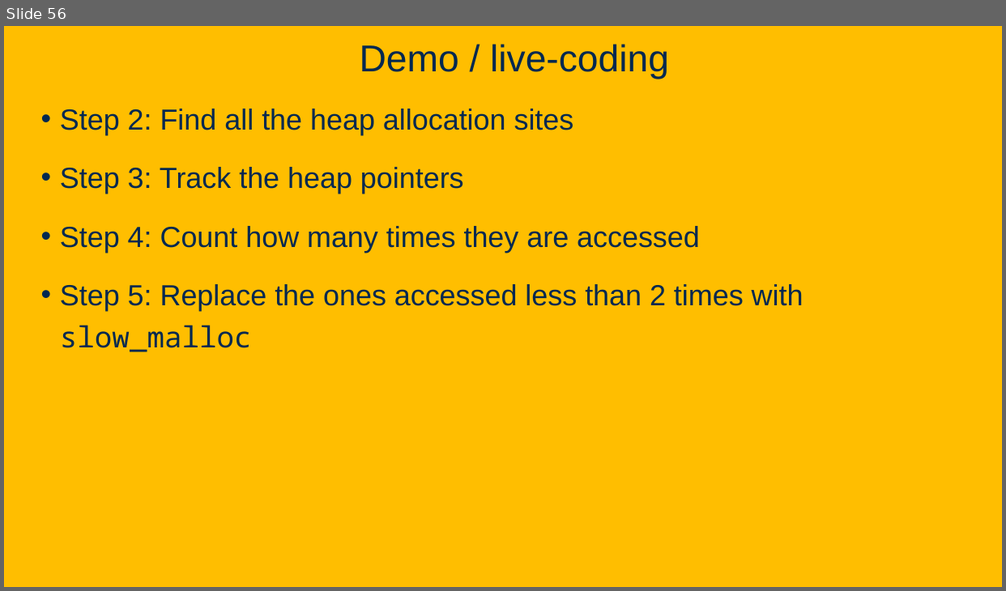
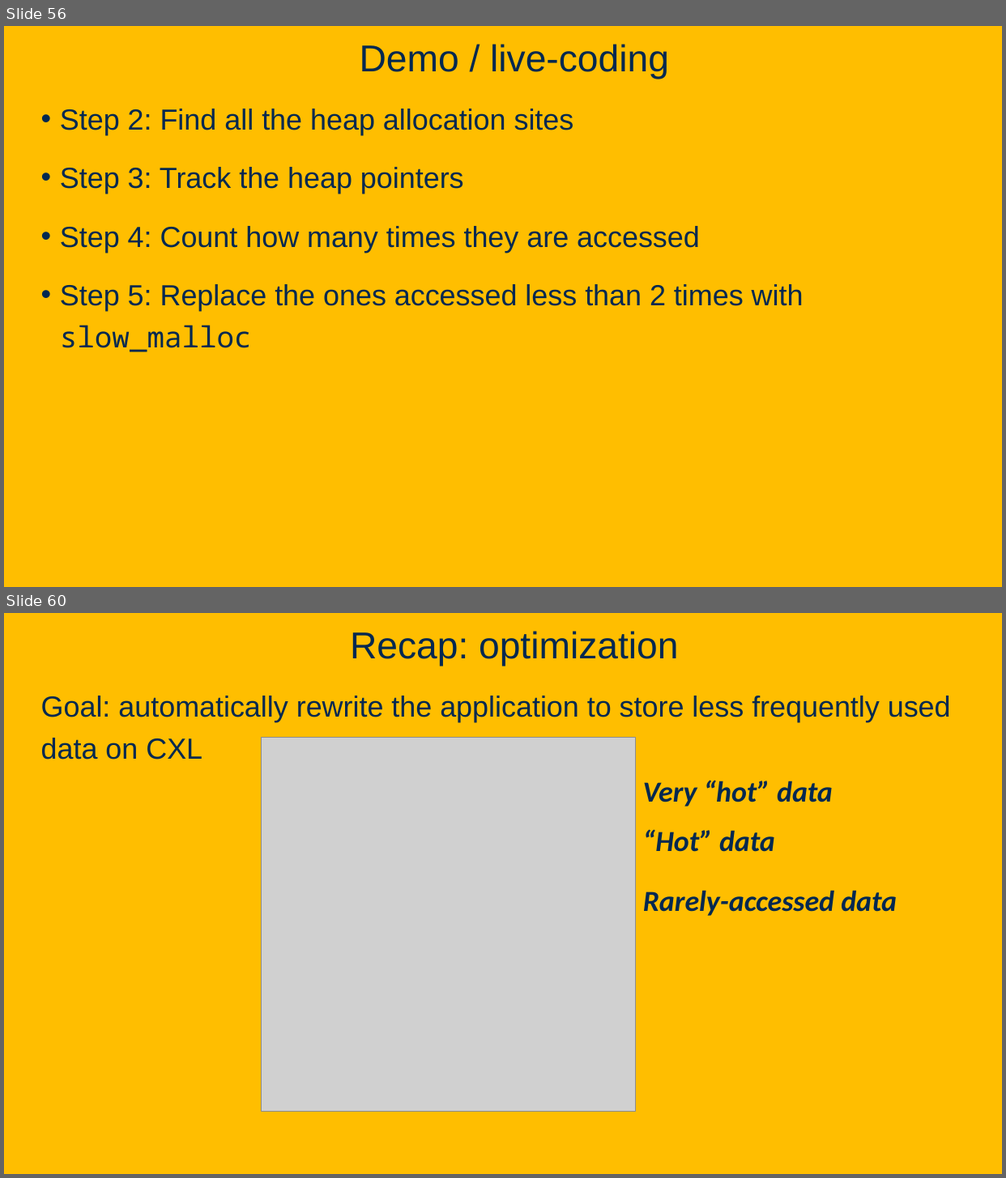
Before and after one commit to davsec-teaching/ECS289C-Spring2025, a slide deck: slides/2_compiler_fundamentals.pptx. Shown one above the other, each under a label of ours: slide 56 before the commit, slides 56 and 60 after it; the slides between them are not shown. The pictures are 1006x591 and 1006x1178 pixels, drawn with LibreOffice and Linux fonts; fonts in the diff are those of the drawing; grey boxes stand for pictures; background and template pictures are left out. Boxes give left, top, right and bottom in pixels: in the first picture for what was removed or moved away, otherwise in the second. Text is boxed around its words. In the diff, an @@ line names an element or a change of style, - is before the commit and + after.

Commit message:
Slides for data flow analysis

```diff
--- a/slides/2_compiler_fundamentals.pptx
+++ b/slides/2_compiler_fundamentals.pptx
@@ slide 60 added at [4, 613, 1002, 1174], background picture (left out) @@
@@ title added at [350, 631, 678, 666], 36 pt, text #022850 @@
+Recap: optimization
@@ text added at [41, 696, 951, 760], 28 pt, text #022850 @@
+Goal: automatically rewrite the application to store less frequently used data on CXL
@@ picture added at [262, 737, 636, 1112] @@
@@ text added at [643, 780, 833, 807], 28 pt, text #022850, bold, italic @@
+Very “hot” data
@@ text added at [643, 829, 775, 852], 28 pt, text #022850, bold, italic @@
+“Hot” data
@@ text added at [643, 890, 897, 916], 28 pt, text #022850, bold, italic @@
+Rarely-accessed data
```
Also in this commit, not shown: 42 other slides added, 2 other files.
